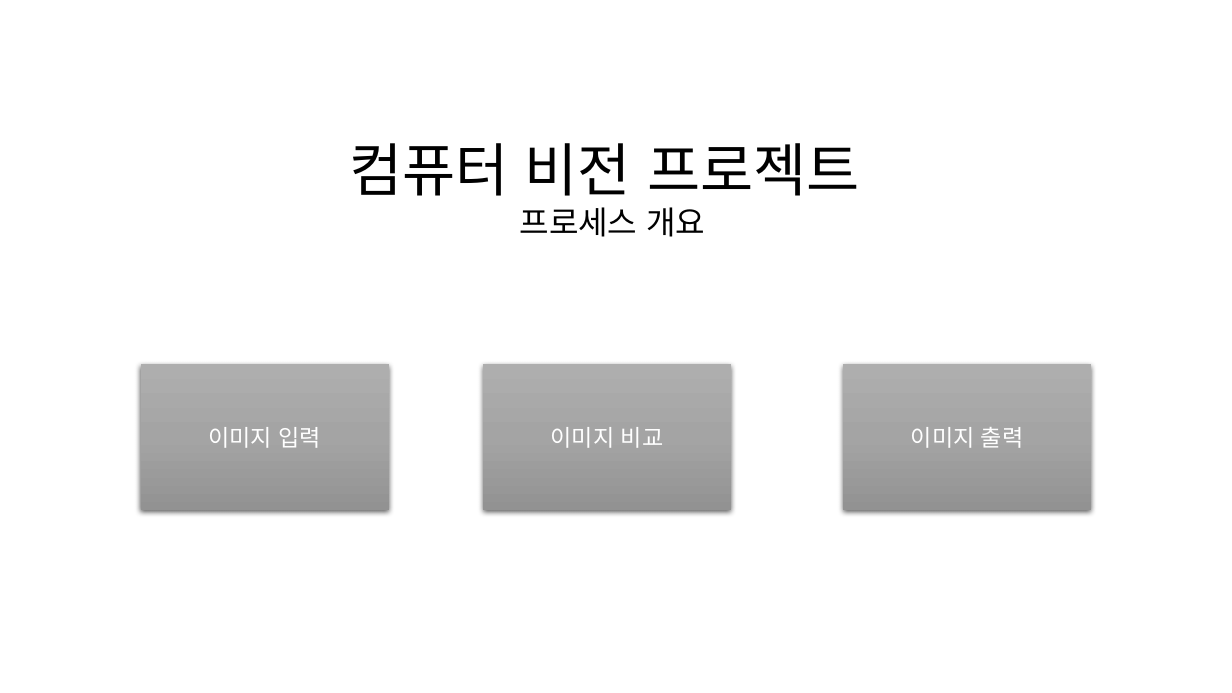
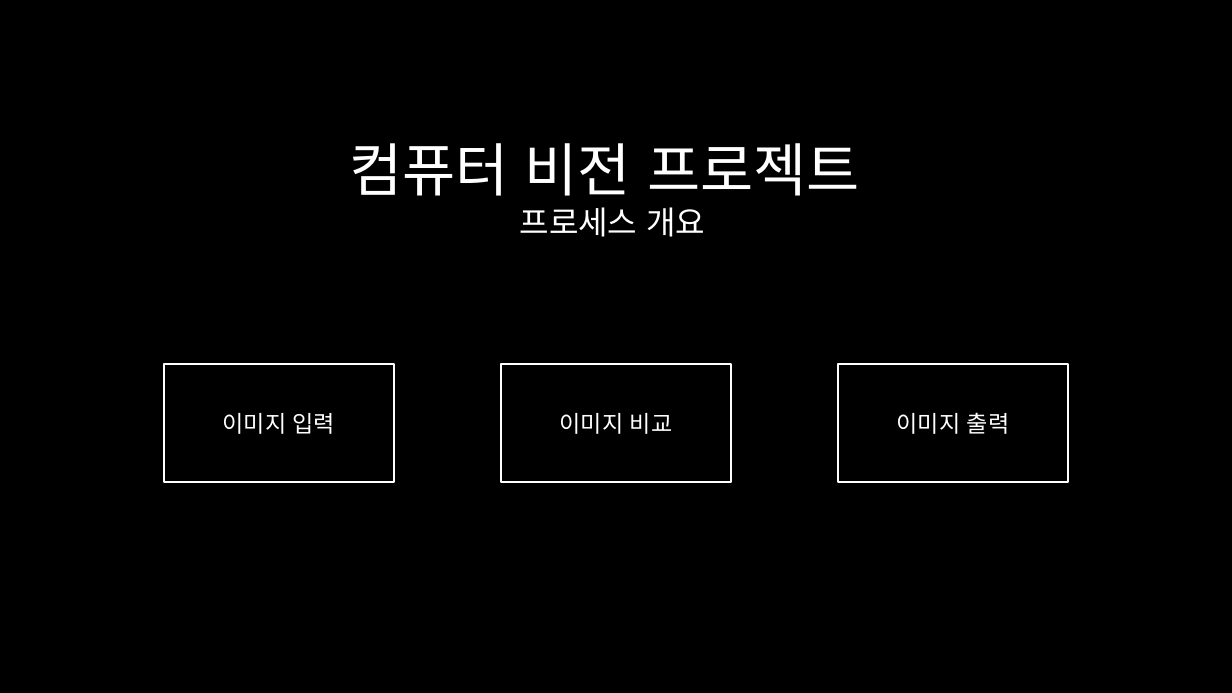
Before and after one commit to Eastcolumn/ComputerVision, a slide deck: slide 1 of hw1_SIFT/컴퓨터비전 PPT.pptx. Drawn at 1232x693 pixels with LibreOffice and Linux fonts; fonts in the diff are those of the drawing; background and template pictures are left out. Boxes give left, top, right and bottom in pixels: in the first picture for what was removed or moved away, otherwise in the second. Text is boxed around its words. In the diff, an @@ line names an element or a change of style, - is before the commit and + after.

Commit message:
Update 컴퓨터비전 PPT.pptx
pptx

```diff
--- a/hw1_SIFT/컴퓨터비전 PPT.pptx
+++ b/hw1_SIFT/컴퓨터비전 PPT.pptx
@@ background #FFFFFF to #000000 @@
@@ text "컴퓨터 비전 프로젝트" at (349, 143, 860, 237): text colour #000000 to #FFFFFF @@
@@ fill gradient #AFAFAF to #A5A5A5 to #939393 to #000000; outline none to #FFFFFF 1.5 pt; shadow off in 3 elements at (501, 364, 731, 482), (838, 364, 1068, 482), (164, 364, 394, 482) @@
@@ rectangle "이미지 입력": place and size @@
-rectangle "이미지 입력" at (140, 364, 388, 510)
+rectangle "이미지 입력" at (164, 364, 394, 482)
@@ rectangle "이미지 비교": place and size @@
-rectangle "이미지 비교" at (483, 364, 731, 510)
+rectangle "이미지 비교" at (501, 364, 731, 482)
@@ rectangle "이미지 출력": place and size @@
-rectangle "이미지 출력" at (843, 364, 1091, 510)
+rectangle "이미지 출력" at (838, 364, 1068, 482)
```
Also in this commit, not shown: 1 slide added, 3 slides removed.
